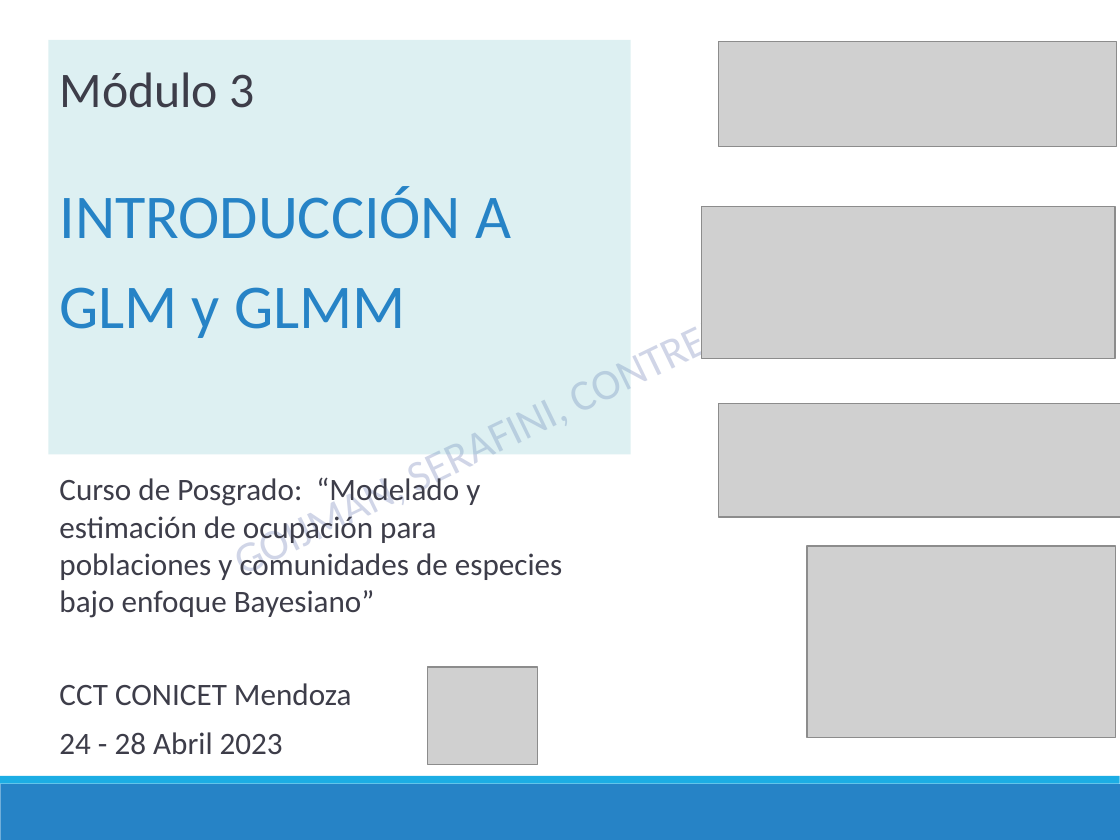
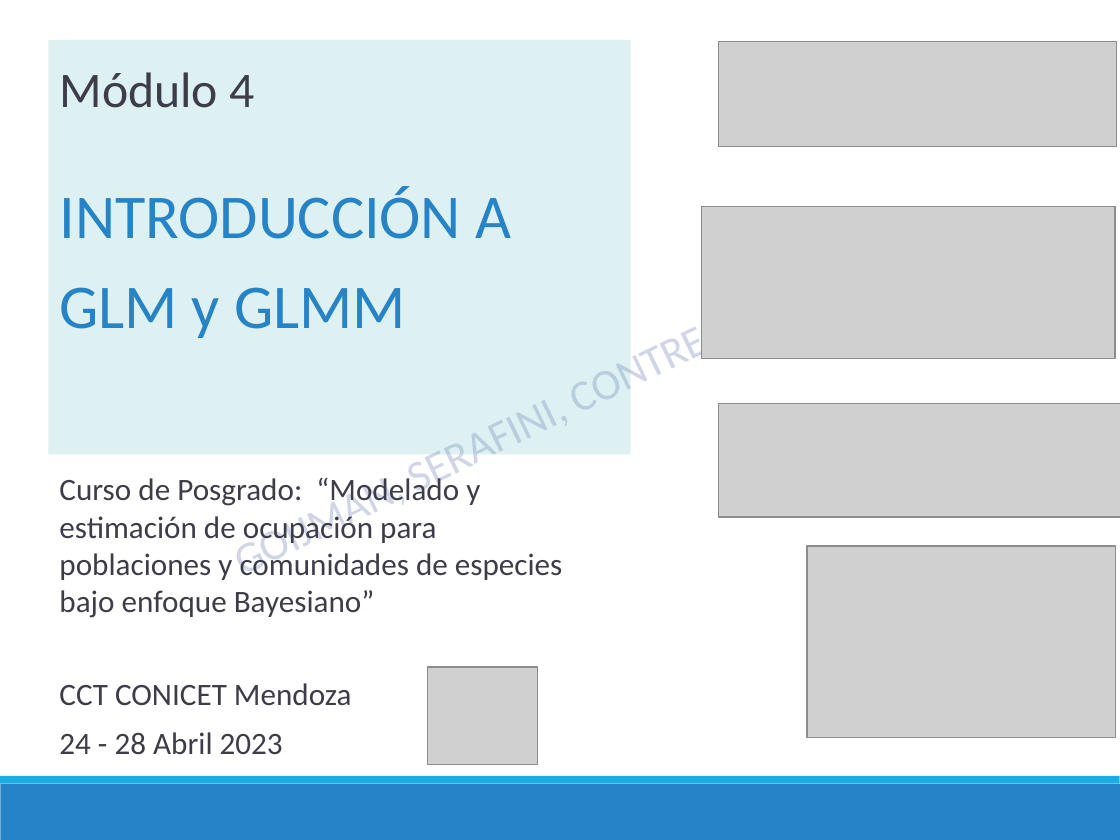
Before and after one commit to DrIgoA/Curso-Ocupacion23, a slide deck: slide 1 of ppt/Modulo 4_Ocupacion2023.pptx. Drawn at 1120x840 pixels with LibreOffice and Linux fonts; fonts in the diff are those of the drawing; grey boxes stand for pictures. Boxes give left, top, right and bottom in pixels: in the first picture for what was removed or moved away, otherwise in the second. Text is boxed around its words. In the diff, an @@ line names an element or a change of style, - is before the commit and + after.

```diff
--- a/ppt/Modulo 4_Ocupacion2023.pptx
+++ b/ppt/Modulo 4_Ocupacion2023.pptx
@@ text in rectangle at box(59, 72, 254, 108): text changed @@
-Módulo 3
+Módulo 4
```
Also in this commit, not shown: 5 other files.
